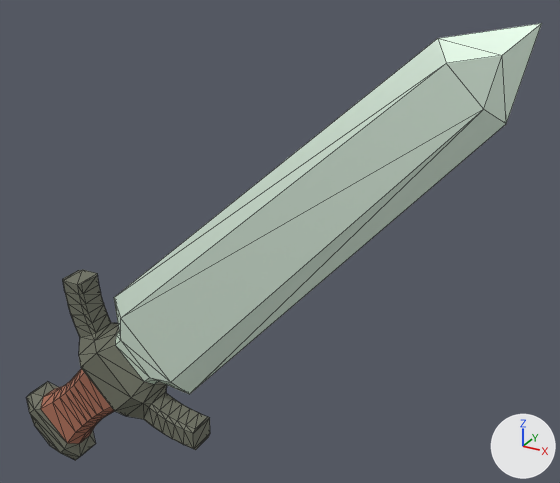
Before and after pictures for a commit that changed the glTF model static/models/sword.glb.
Before and after are seen from a 50 mm lens placed at (10.01, -14.09, 9.26), pointed at (1.57, 1.25, 1.59). Arrows for +X, +Y and +Z are at lower right; the lights stay in place. Mesh edges are drawn as thin lines. Vertices at the same position are counted once.

The first picture shows 'Sword'.
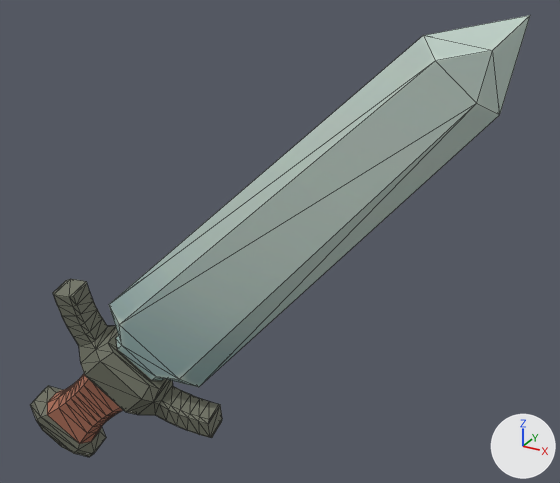
Commit message: update the sword object.

Boxes (x1, y1, x2, y2) around the edits, measured in the pictures (560 x 483 px):
```json
{"object": "Sword", "change": "surface changed, reshaped, turned", "before": [27, 23, 542, 460], "after": [30, 15, 530, 457]}
{"part": 1, "of": "me_cube_001", "change": "built on", "before": [95, 325, 166, 403], "after": [96, 327, 169, 402]}
{"part": 2, "of": "me_cube_001", "change": "surface changed", "before": [27, 23, 542, 460], "after": [30, 15, 530, 457]}
```

Scene script edits in JSON lines:
```json
{"op": "add", "block": "img_sword", "code": ["img_sword = load_image('Sword', '_unpacked/Sword', 1024, 1024, 'sRGB')"]}
{"op": "remove", "block": "mat_material", "code": "mat_material.base_color = (0.846, 1.0, 0.867)  # white #edffef"}
{"op": "add", "block": "mat_material", "code": "mat_material.texture = img_sword"}
{"block": "me_cube_001", "where": "# used by ob_sword; location = (0.0, 0.0, 0.0); rotation_euler = (0.0, 0.785, 0.0), in degrees (0, 45, 0); scale = (1.0, 0.15, 5.0)"}
{"op": "remove", "block": "me_cube_001", "code": "me_cube_001.from_pydata(...)  # 227 vertices, 450 faces; spans x -2.93..2.93, y -4.87..4.87, z -1.65..2.08"}
{"op": "add", "block": "me_cube_001", "code": "me_cube_001.from_pydata(...)  # 235 vertices, 458 faces; spans x -2.93..2.93, y -4.87..4.87, z -1.65..2.08"}
{"block": "me_cube_001", "change": "me_cube_001 part 1"}
{"block": "me_cube_001", "change": "14 faces are deleted"}
{"block": "me_cube_001", "change": "8 vertices are added at x -0.94..0.94, y -2.86..2.86, z -0.63"}
{"block": "me_cube_001", "change": "22 new faces join them, mat_material_001 (grey #707364)"}
{"block": "me_cube_001", "change": "me_cube_001 part 2: 436 kept faces spanning x -2.93..2.93, y -4.87..4.87, z -1.65..2.08 get new texture (UV) coordinates"}
{"op": "set", "path": "ob_sword.rotation_euler", "old": "(0.0, 0.785, 0.0)", "new": "(0.204, 0.742, 0.263)", "note": "degrees (0, 45, 0) -> degrees (12, 43, 15)"}
```
